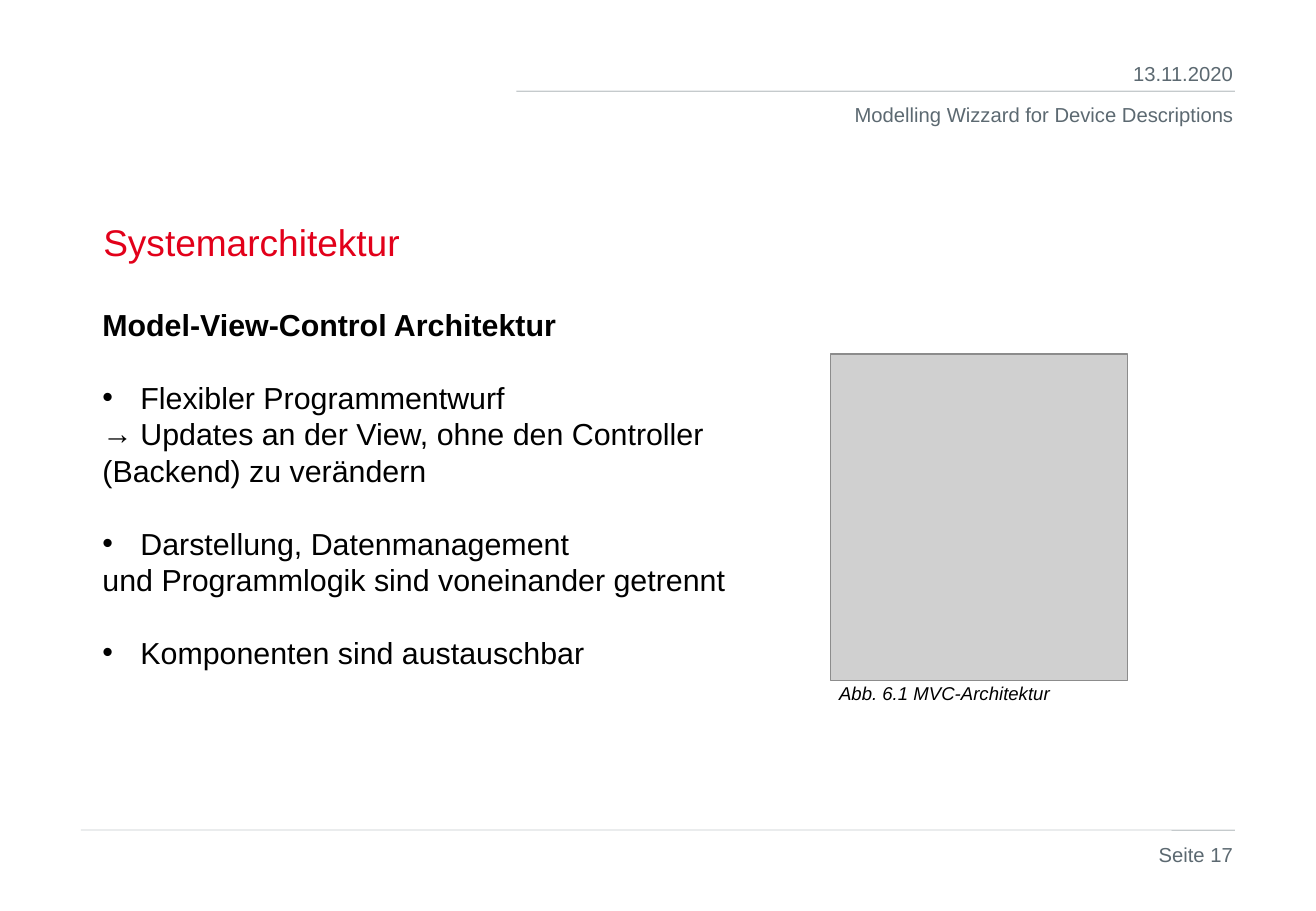
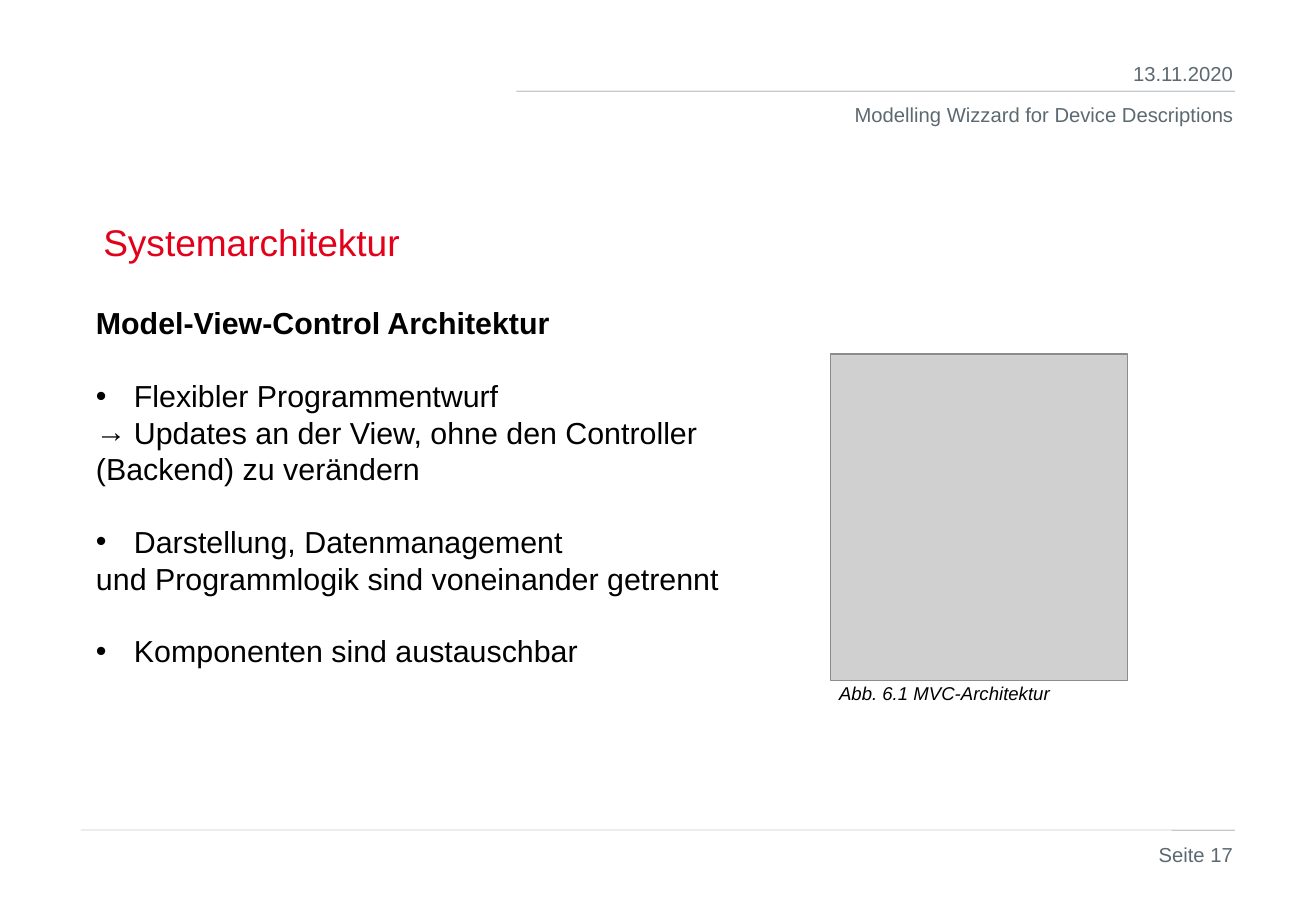
Before and after one commit to DekaAthlos/TINF19C-ModellingWizard, a slide deck: slide 17 of Projektleiter/SoftwareEngineering_Präsentation.pptx. Drawn at 1316x911 pixels with LibreOffice and Linux fonts; fonts in the diff are those of the drawing; grey boxes stand for pictures; background and template pictures are left out. Boxes give left, top, right and bottom in pixels: in the first picture for what was removed or moved away, otherwise in the second. Text is boxed around its words. In the diff, an @@ line names an element or a change of style, - is before the commit and + after.

Commit message:
Add final Presentation

```diff
--- a/Projektleiter/SoftwareEngineering_Präsentation.pptx
+++ b/Projektleiter/SoftwareEngineering_Präsentation.pptx
@@ text "Model-View-Control Architektur" moved from (x1=102, y1=314, x2=725, y2=670) to (x1=96, y1=312, x2=718, y2=668) @@
```
Also in this commit, not shown: 1 other slide changed, 1 other file.
